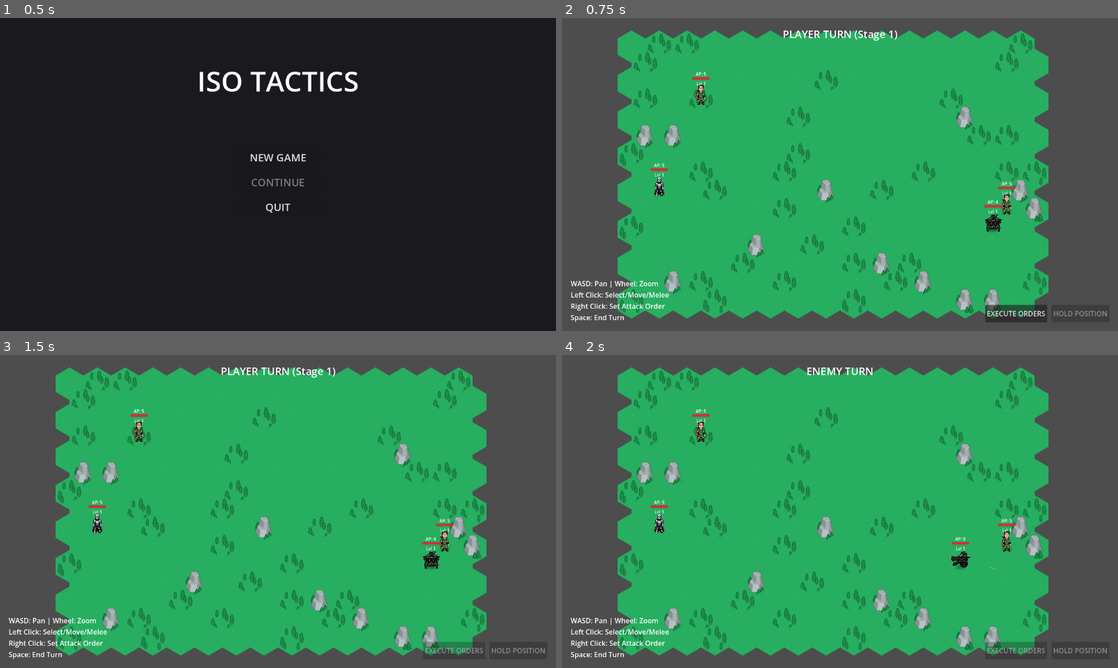
Above: before the commit, frames 1-4 (two rows, left to right).
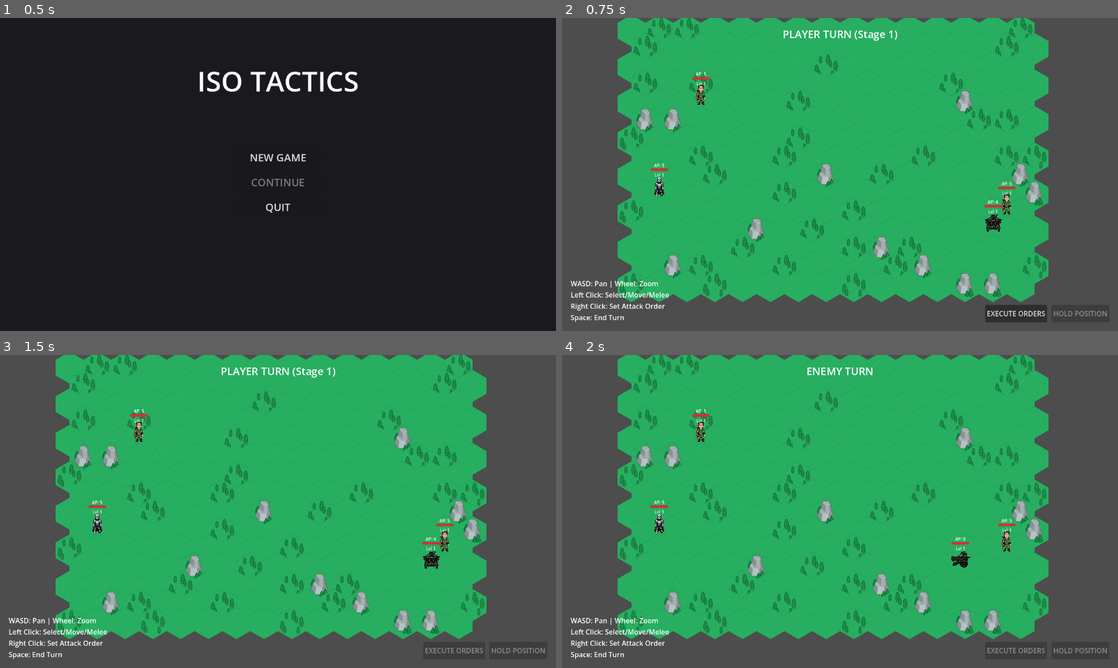
Above: after the commit, the same moments.

Repository: najoory/iso-tactics
Game: Godot game, scene res://scenes/main_menu.tscn
Same seed, same stepped clock (60 frames per second), same inputs: the game is played once before the commit and once after it.
Inputs:
- Up to frame 1 (0.5 s): no input
- Up to frame 2 (0.75 s): click "NEW GAME" at 0.5 s
- Up to frame 3 (1.5 s): click "EXECUTE ORDERS" at 1.25 s
- Up to frame 4 (2 s): no input

Frame 1 is identical in both runs. In frame 2, 18% of the frame differs, in the area x 10-88%, y 0-96%; in frame 3, 18%; in frame 4, 18%.

Commit message:
Visual Fix: Implemented skeleton corpse tile and fixed house clipping with high-clearance tiles

Diff:
--- a/resources/tileset.tres
+++ b/resources/tileset.tres
@@ -14,58 +14,69 @@
 
 [sub_resource type="TileSetAtlasSource" id="0"]
 texture = ExtResource("1_grass")
-texture_region_size = Vector2i(64, 75)
+texture_region_size = Vector2i(64, 128)
 0:0/0 = 0
+0:0/0/texture_origin = Vector2i(0, 36)
 
 [sub_resource type="TileSetAtlasSource" id="1"]
 texture = ExtResource("2_highlight")
-texture_region_size = Vector2i(64, 75)
+texture_region_size = Vector2i(64, 128)
 0:0/0 = 0
+0:0/0/texture_origin = Vector2i(0, 36)
 
 [sub_resource type="TileSetAtlasSource" id="2"]
 texture = ExtResource("3_forest")
-texture_region_size = Vector2i(64, 75)
+texture_region_size = Vector2i(64, 128)
 0:0/0 = 0
+0:0/0/texture_origin = Vector2i(0, 36)
 
 [sub_resource type="TileSetAtlasSource" id="3"]
 texture = ExtResource("4_water")
-texture_region_size = Vector2i(64, 75)
+texture_region_size = Vector2i(64, 128)
 0:0/0 = 0
+0:0/0/texture_origin = Vector2i(0, 36)
 
 [sub_resource type="TileSetAtlasSource" id="4"]
 texture = ExtResource("5_mountain")
-texture_region_size = Vector2i(64, 75)
+texture_region_size = Vector2i(64, 128)
 0:0/0 = 0
+0:0/0/texture_origin = Vector2i(0, 36)
 
 [sub_resource type="TileSetAtlasSource" id="5"]
 texture = ExtResource("6_attack_highlight")
-texture_region_size = Vector2i(64, 75)
+texture_region_size = Vector2i(64, 128)
 0:0/0 = 0
+0:0/0/texture_origin = Vector2i(0, 36)
 
 [sub_resource type="TileSetAtlasSource" id="6"]
 texture = ExtResource("7_house")
-texture_region_size = Vector2i(64, 75)
+texture_region_size = Vector2i(64, 128)
 0:0/0 = 0
+0:0/0/texture_origin = Vector2i(0, 36)
 
 [sub_resource type="TileSetAtlasSource" id="7"]
 texture = ExtResource("8_wall")
-texture_region_size = Vector2i(64, 75)
+texture_region_size = Vector2i(64, 128)
 0:0/0 = 0
+0:0/0/texture_origin = Vector2i(0, 36)
 
 [sub_resource type="TileSetAtlasSource" id="8"]
 texture = ExtResource("9_ruins")
-texture_region_size = Vector2i(64, 75)
+texture_region_size = Vector2i(64, 128)
 0:0/0 = 0
+0:0/0/texture_origin = Vector2i(0, 36)
 
 [sub_resource type="TileSetAtlasSource" id="9"]
 texture = ExtResource("10_corpse")
-texture_region_size = Vector2i(64, 75)
+texture_region_size = Vector2i(64, 128)
 0:0/0 = 0
+0:0/0/texture_origin = Vector2i(0, 36)
 
 [sub_resource type="TileSetAtlasSource" id="10"]
 texture = ExtResource("11_castle")
-texture_region_size = Vector2i(64, 75)
+texture_region_size = Vector2i(64, 128)
 0:0/0 = 0
+0:0/0/texture_origin = Vector2i(0, 36)
 
 [resource]
 tile_shape = 3
Binary file changed: assets/kenney/attack_highlight.png
Binary file changed: assets/kenney/castle.png
Binary file changed: assets/kenney/corpse.png
Binary file changed: assets/kenney/dirt.png
Binary file changed: assets/kenney/forest.png
Binary file changed: assets/kenney/grass.png
Binary file changed: assets/kenney/highlight.png
Binary file changed: assets/kenney/house.png
Binary file changed: assets/kenney/mountain.png
Binary file changed: assets/kenney/ruins.png
Binary file added: assets/kenney/skeleton_raw.png
Not shown, added: assets/kenney/skeleton_raw.png.import
(and 2 more such lines)
